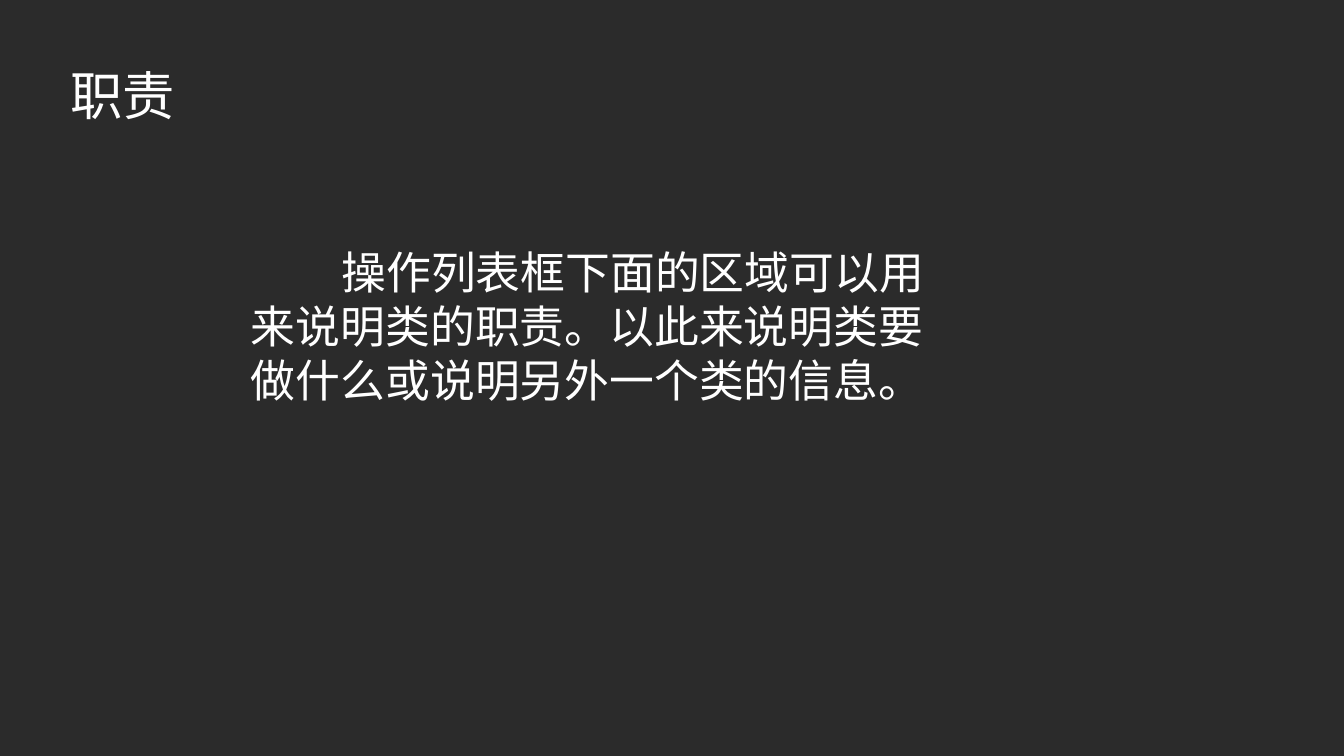
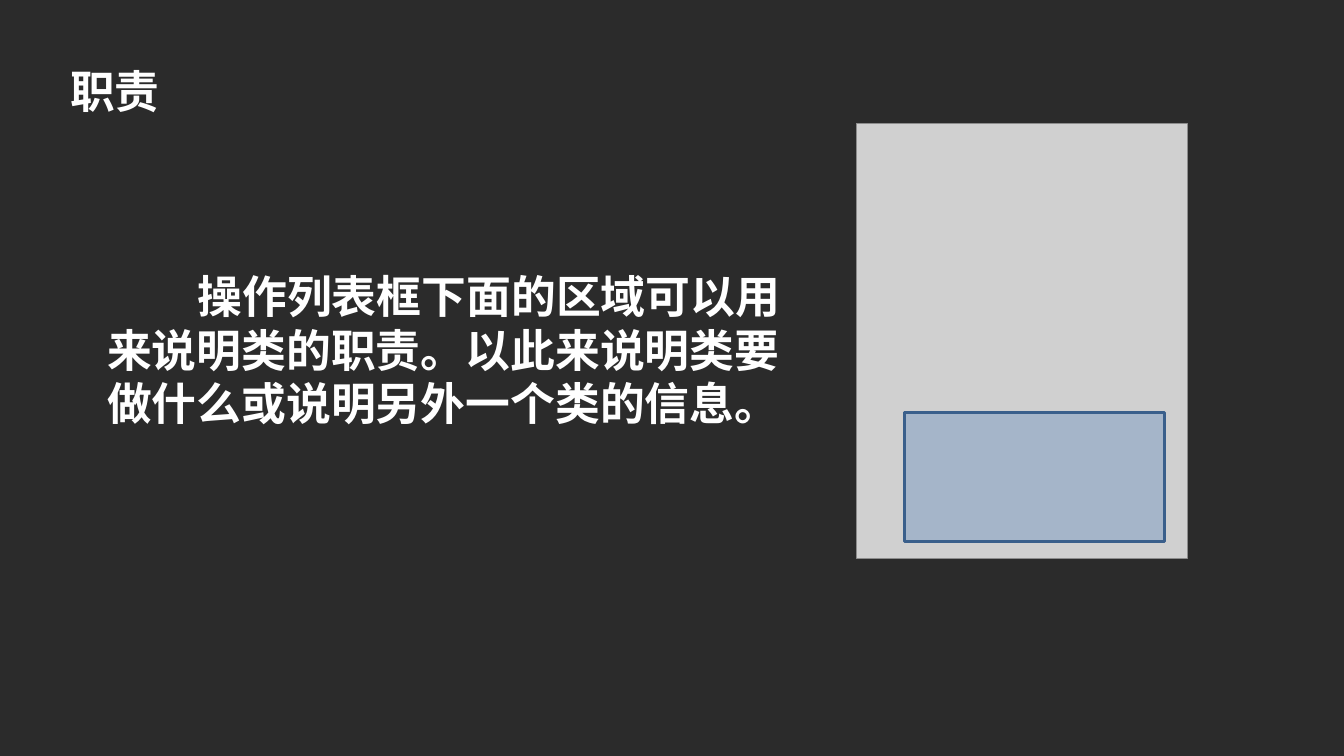
Before and after one commit to PRD2017G23/-, a slide deck: slide 23 of 小组作业/PPT/UML基础_图.pptx (slide 12 before the commit). Drawn at 1344x756 pixels with LibreOffice and Linux fonts; fonts in the diff are those of the drawing; grey boxes stand for pictures; background and template pictures are left out; a plain dark background stands for a picture behind light text. Boxes give left, top, right and bottom in pixels: in the first picture for what was removed or moved away, otherwise in the second. Text is boxed around its words. In the diff, an @@ line names an element or a change of style, - is before the commit and + after.

```diff
--- a/小组作业/PPT/UML基础_图.pptx
+++ b/小组作业/PPT/UML基础_图.pptx
@@ text "职责" at <box>70,70,160,112</box>: size 37.3 to 32 pt, font Calibri to Noto Sans CJK SC, bold on @@
@@ picture added at <box>857,123,1188,559</box> @@
@@ text "操作列表框下面的区域可以用来说明类的职责。以此来说明类要做什么或说明另外一个类的信息。": place and size @@
-text "操作列表框下面的区域可以用来说明类的职责。以此来说明类要做什么或说明另外一个类的信息。" at <box>251,251,924,401</box>
+text "操作列表框下面的区域可以用来说明类的职责。以此来说明类要做什么或说明另外一个类的信息。" at <box>107,275,781,424</box>
@@ text "操作列表框下面的区域可以用来说明类的职责。以此来说明类要做什么或说明另外一个类的信息。" at <box>107,275,781,424</box>: font Calibri to Noto Sans CJK SC, bold on @@
@@ rectangle added at <box>904,412,1165,541</box>, fill #4F81BD at 33% opacity, outline #3A5F8C 2 pt @@
```
Also in this commit, not shown: 39 other slides changed, 15 slides added, 25 slides removed.
